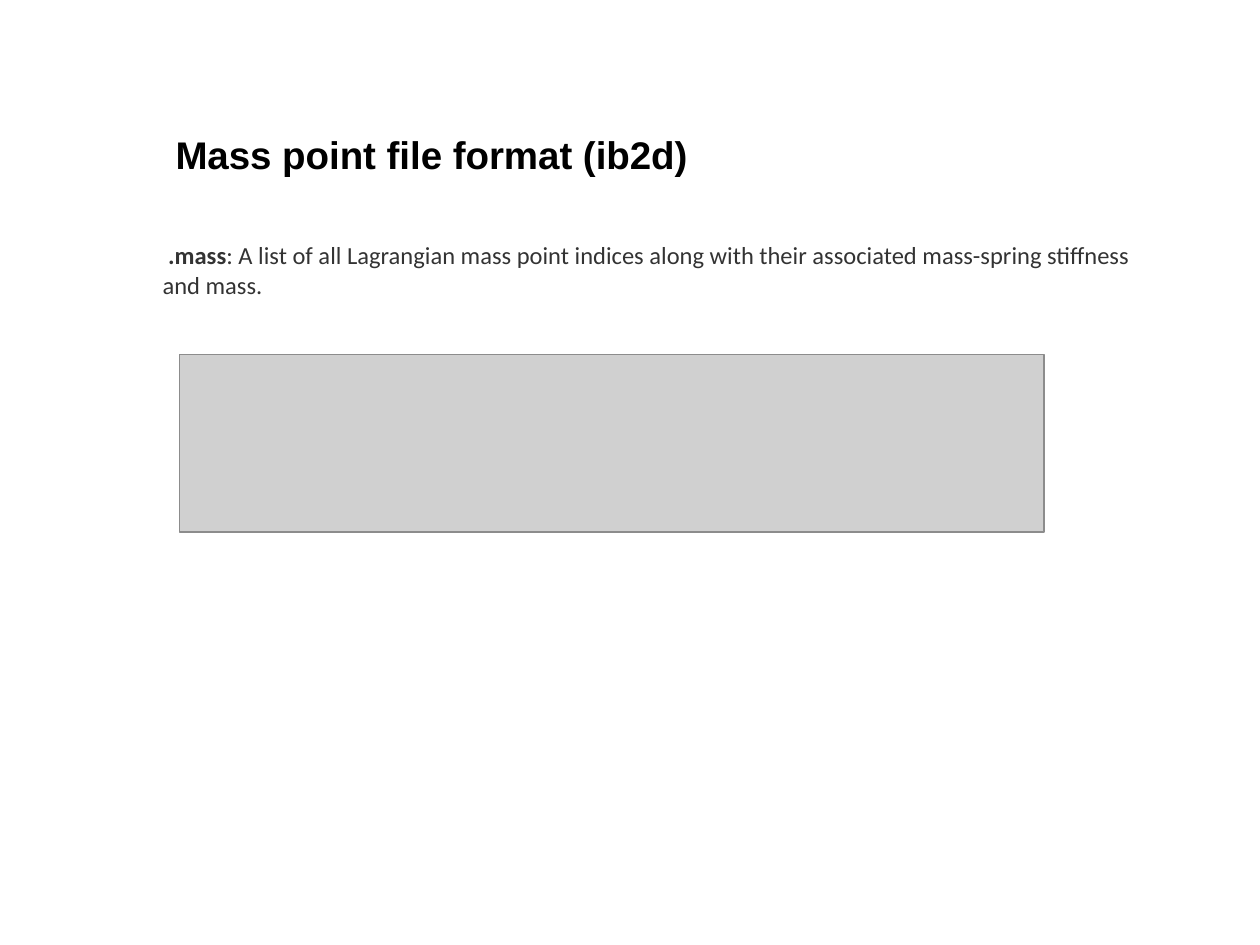
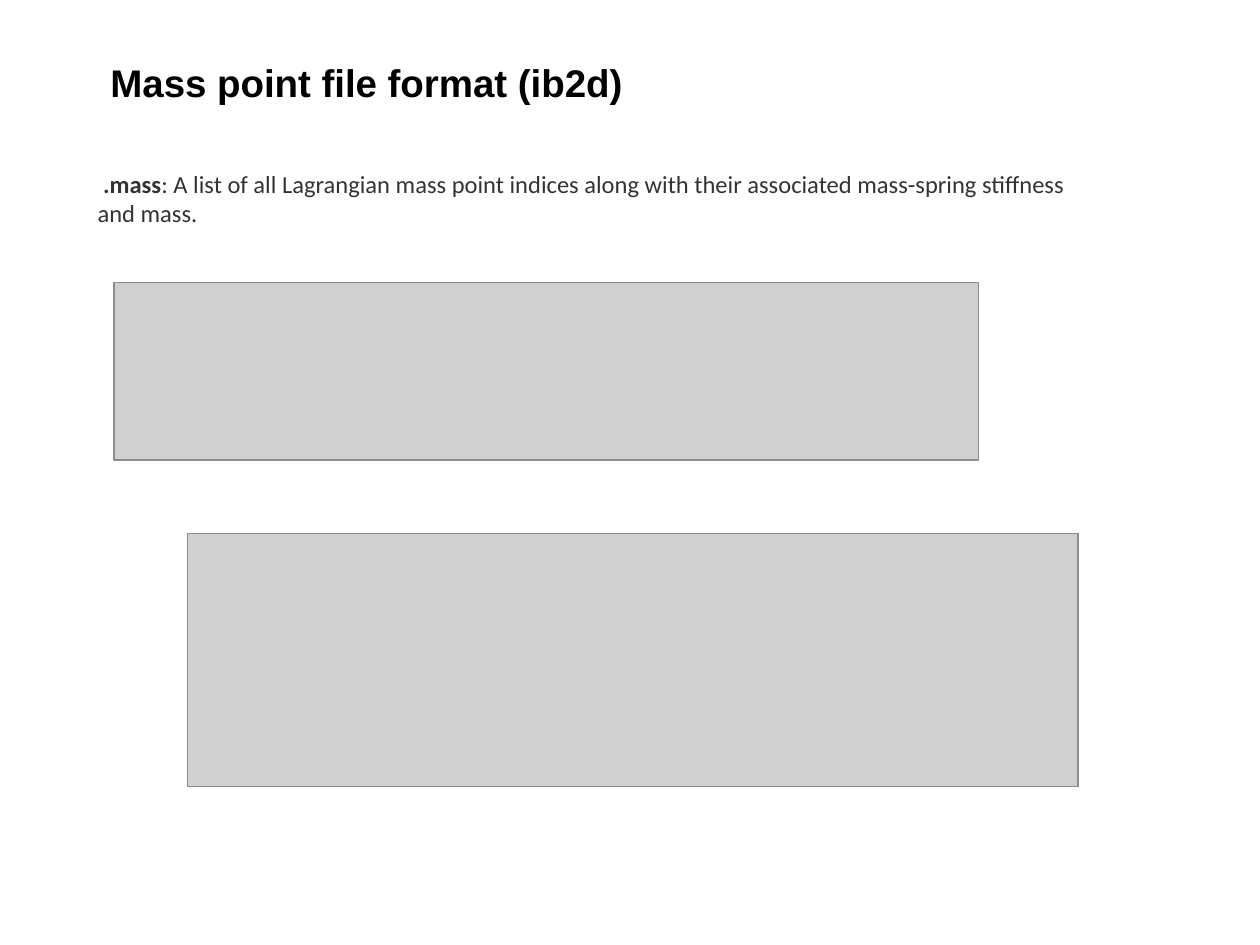
Before and after one commit to fairyflies9/IBAMR-Tutorials, a slide deck: slide 14 of UA Tutorials/Lecture2-InputFiles-Ib2d-IBAMR.pptx. Drawn at 1260x945 pixels with LibreOffice and Linux fonts; fonts in the diff are those of the drawing; grey boxes stand for pictures. Boxes give left, top, right and bottom in pixels: in the first picture for what was removed or moved away, otherwise in the second. Text is boxed around its words. In the diff, an @@ line names an element or a change of style, - is before the commit and + after.

```diff
--- a/UA Tutorials/Lecture2-InputFiles-Ib2d-IBAMR.pptx
+++ b/UA Tutorials/Lecture2-InputFiles-Ib2d-IBAMR.pptx
@@ text "Mass point file format (ib2d)": place and size @@
-text "Mass point file format (ib2d)" at box(176, 141, 688, 176)
+text "Mass point file format (ib2d)" at box(110, 69, 623, 104)
@@ text ".mass: A list of all ...": place and size @@
-text ".mass: A list of all ..." at box(163, 247, 1129, 294)
+text ".mass: A list of all ..." at box(98, 176, 1064, 222)
@@ picture: place and size @@
-picture at box(179, 355, 1043, 533)
+picture at box(115, 282, 979, 460)
@@ picture added at box(188, 533, 1079, 786) @@
```
Also in this commit, not shown: 2 other slides changed.
